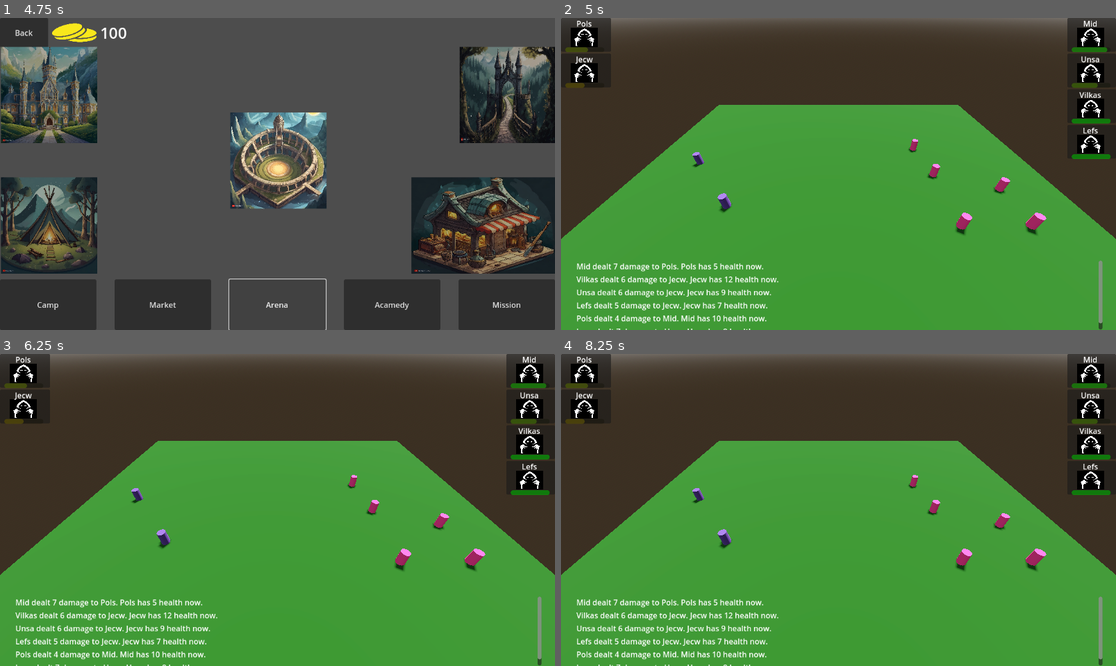
Above: before the commit, frames 1-4 (two rows, left to right).
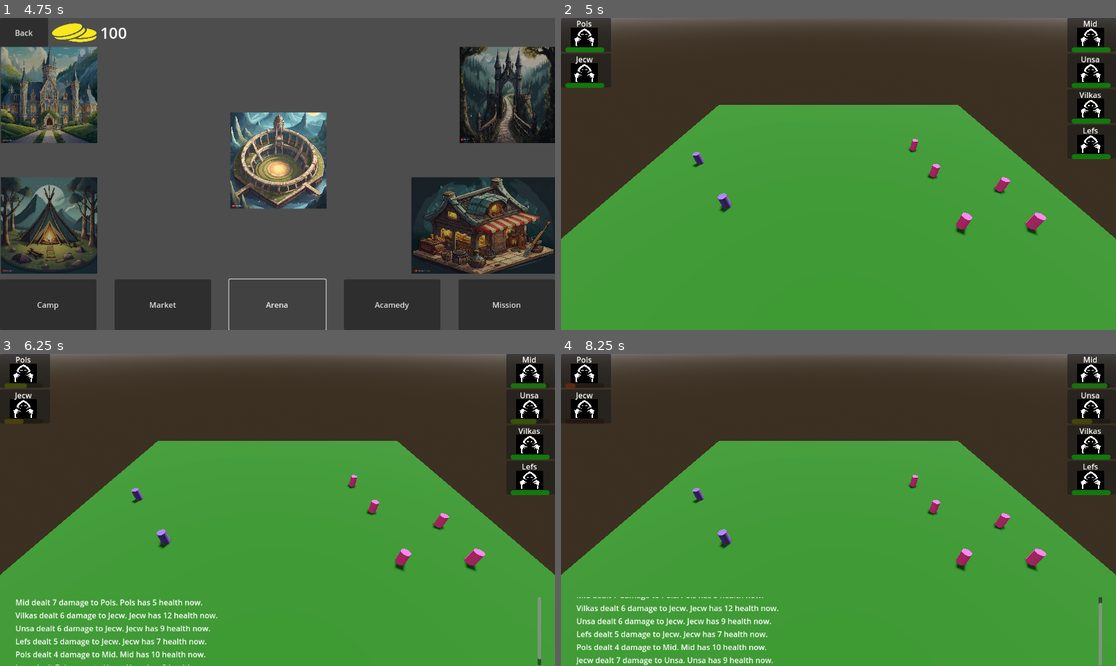
Above: after the commit, the same moments.

Repository: ualisars/ManagementPrototype
Game: Godot game, scene res://Interface/player_interface.tscn
Same seed, same stepped clock (60 frames per second), same inputs: the game is played once before the commit and once after it.
Inputs (mouse positions are in pixels of both pictures, inside the frame that each line leads up to):
- Up to frame 1 (4.75 s): click "Camp" at 0.5 s; move the mouse to (399, 158) at 1.27 s; press the mouse at (399, 158) at 1.28 s; tap Enter at 2 s; move the mouse to (166, 189) at 2.02 s; release the mouse at (166, 189) at 2.03 s; click (166, 189) at 2.1 s; click "Back" at 2.75 s; click "Market" at 3.5 s; click "Arena" at 4.25 s
- Up to frame 2 (5 s): no input
- Up to frame 3 (6.25 s): move the mouse to (333, 441) at 5.02 s; press the mouse at (333, 441) at 5.03 s; tap Space at 5.75 s; move the mouse to (249, 572) at 5.77 s; release the mouse at (249, 572) at 5.78 s; click (249, 572) at 5.85 s
- Up to frame 4 (8.25 s): tap Enter at 6.5, 8 s; move the mouse to (1005, 556) at 6.52 s; press the mouse at (1005, 556) at 6.53 s; tap Space at 7.25 s; move the mouse to (672, 463) at 7.27 s; release the mouse at (672, 463) at 7.28 s; click (672, 463) at 7.35 s; move the mouse to (866, 510) at 8.02 s; press the mouse at (866, 510) at 8.03 s

Frame 1 is identical in both runs. In frame 2, 2.3% of the frame differs, in the area x 0-99%, y 9-100%; in frame 3, less than 0.1%; in frame 4, 3.7%, in the area x 0-98%, y 9-100%.

Commit message:
add auto scroll bar

Diff:
--- a/Interface/arena_console.gd
+++ b/Interface/arena_console.gd
@@ -4,7 +4,11 @@
 
 @onready var console_message_container: VBoxContainer = $ScrollContainer/ConsoleMessageContainer
 
+@onready var scroll_container: ScrollContainer = $ScrollContainer
+var scroll_bar: ScrollBar
+
 func _ready() -> void:
+	scroll_bar = scroll_container.get_v_scroll_bar()
 	Messenger.connect("UNIT_ATTACKED", on_character_attacked)
 
 func on_character_attacked(attack_character: Node, defend_character: Node):
@@ -22,3 +26,5 @@
 	console_text += defend_name + " has " + health + " health now."
 
 	arena_console_message.add_text(console_text)
+
+	scroll_container.scroll_vertical = scroll_bar.max_value
--- a/Interface/arena_console.tscn
+++ b/Interface/arena_console.tscn
@@ -3,6 +3,7 @@
 [ext_resource type="Script" path="res://Interface/arena_console.gd" id="1_1avgi"]
 
 [node name="ArenaConsole" type="Control"]
+clip_contents = true
 layout_mode = 3
 anchors_preset = 15
 anchor_right = 1.0
@@ -13,7 +14,6 @@
 script = ExtResource("1_1avgi")
 
 [node name="ScrollContainer" type="ScrollContainer" parent="."]
-clip_contents = false
 layout_mode = 1
 anchors_preset = 15
 anchor_right = 1.0
@@ -27,6 +27,7 @@
 horizontal_scroll_mode = 0
 
 [node name="ConsoleMessageContainer" type="VBoxContainer" parent="ScrollContainer"]
+clip_contents = true
 custom_minimum_size = Vector2(0, 100)
 layout_mode = 2
 size_flags_horizontal = 3
--- /dev/null
+++ b/Scenes/Timer.gd
@@ -0,0 +1,4 @@
+extends Timer
+
+func _ready() -> void:
+	start()
--- a/Scenes/arena_scene.gd
+++ b/Scenes/arena_scene.gd
@@ -32,7 +32,7 @@
 	arena_sidebar.add_enemy_characters(enemies)
 
 	FightManager.set_fight(Player.party, enemies)
-	FightManager.complete_turn()
+	#FightManager.complete_turn()
 
 func place_characters_on_arena(
 	characteristics: Array,
--- a/World/fight_manager.gd
+++ b/World/fight_manager.gd
@@ -12,10 +12,12 @@
 	characters = player_characters + enemy_characters
 
 
-func complete_turn():
-	characters.sort_custom(cast_speed_array_sort)
-
-	turn()
+#'func complete_turn():
+	#characters.sort_custom(cast_speed_array_sort)
+	#
+	#turn()
+	#
+	#clear_damaged_characters'()
 
 func cast_speed_array_sort(character1, character2):
 	if character1.cast_speed < character2.cast_speed:
@@ -29,14 +31,47 @@
 		attack(character, enemy)
 
 func attack(attack_character: Node, defend_character: Node) -> void:
-	var damage = attack_character.attack - defend_character.defense
-	defend_character.health -= damage
-	Messenger.UNIT_ATTACKED.emit(attack_character, defend_character)
+	if attack_character.health > 0:
+		var damage = attack_character.attack - defend_character.defense
+		defend_character.health -= damage
+		Messenger.UNIT_ATTACKED.emit(attack_character, defend_character)
 
+
+func check_win_loss_condition():
+	if player_characters.size() == 0 or enemy_characters.size() == 0:
+		return true
+	return false
+
+func clear_damaged_characters():
+	var damaged_list: Array = []
+	for character in characters:
+		if character.health <= 0:
+			damaged_list.append(character)
+
+	for damaged_character in damaged_list:
+		if damaged_character.is_belongs_to_player:
+			remove_character_by_id(damaged_character.id, player_characters)
+		else:
+			remove_character_by_id(damaged_character.id, enemy_characters)
+		remove_character_by_id(damaged_character.id, characters)
+
+func remove_character_by_id(character_id: int, character_list: Array) -> void:
+	for index in range(0, character_list.size() - 1):
+		if character_id == character_list[index].id:
+			character_list.remove_at(index)
 
 func choose_enemy(character: Node) -> Node:
 	if character.is_belongs_to_player:
-		var index = rng.randi_range(0, enemy_characters.size() - 1)
-		return enemy_characters[index]
-	var index = rng.randi_range(0, player_characters.size() - 1)
-	return player_characters[index]
+		var enemy_index = rng.randi_range(0, enemy_characters.size() - 1)
+		return enemy_characters[enemy_index]
+	var player_index = rng.randi_range(0, player_characters.size() - 1)
+	return player_characters[player_index]
+
+
+
+func _on_timer_timeout() -> void:
+	characters.sort_custom(cast_speed_array_sort)
+
+	turn()
+
+	clear_damaged_characters()
--- a/World/fight_manager.tscn
+++ b/World/fight_manager.tscn
@@ -4,3 +4,9 @@
 
 [node name="FightManager" type="Node"]
 script = ExtResource("1_x4x0n")
+
+[node name="Timer" type="Timer" parent="."]
+wait_time = 2.0
+autostart = true
+
+[connection signal="timeout" from="Timer" to="." method="_on_timer_timeout"]
